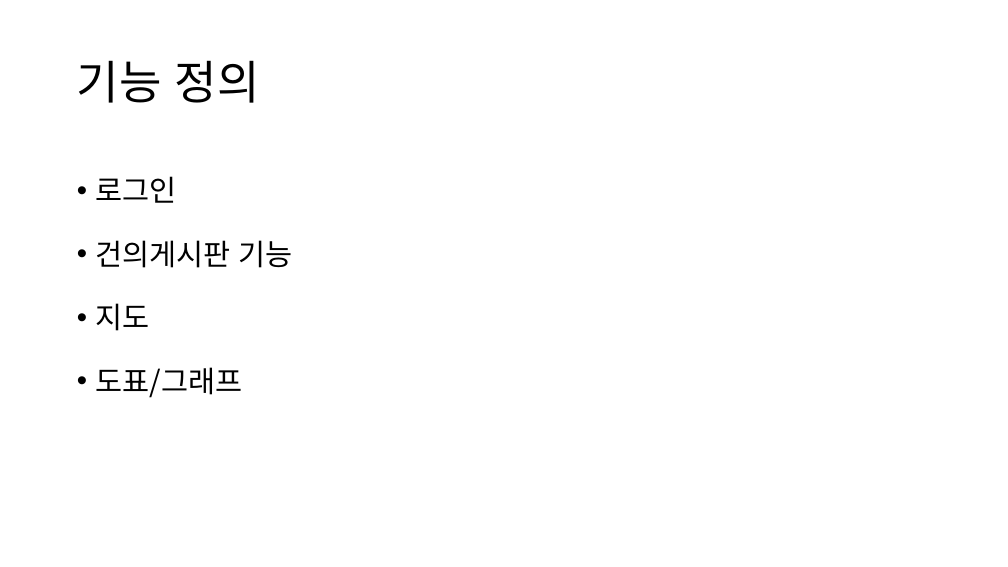
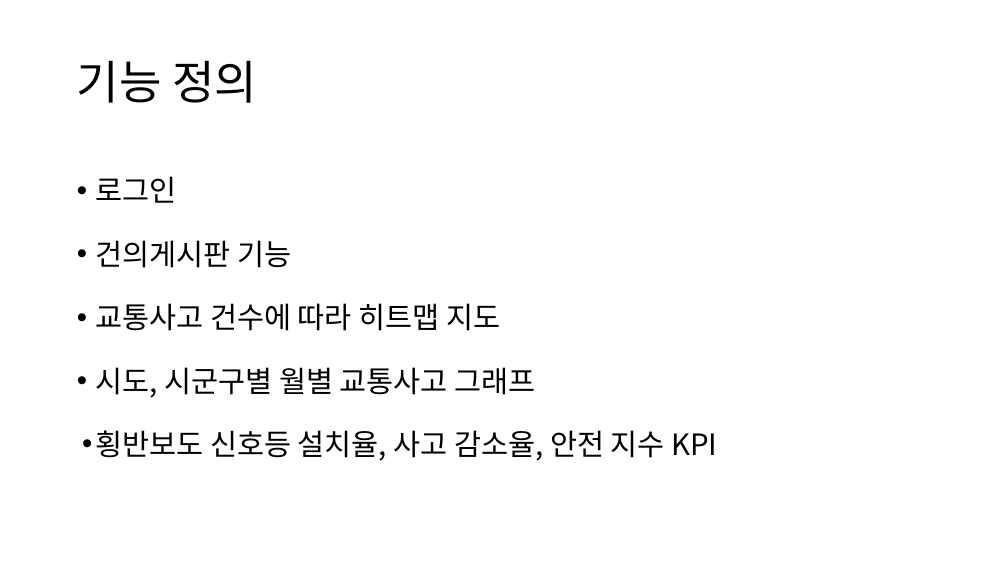
Before and after one commit to kimyuchan-1/MiniProject, a slide deck: slide 3 of 미니프로젝트계획서.pptx. Drawn at 1008x567 pixels with LibreOffice and Linux fonts; fonts in the diff are those of the drawing. Boxes give left, top, right and bottom in pixels: in the first picture for what was removed or moved away, otherwise in the second. Text is boxed around its words. In the diff, an @@ line names an element or a change of style, - is before the commit and + after.

```diff
--- a/미니프로젝트계획서.pptx
+++ b/미니프로젝트계획서.pptx
@@ text at [96, 303, 717, 461]: text changed @@
-• 지도
-• 도표/그래프
+• 교통사고 건수에 따라 히트맵 지도
+• 시도, 시군구별 월별 교통사고 그래프
+• 횡반보도 신호등 설치율, 사고 감소율, 안전 지수 KPI
```
Also in this commit, not shown: 9 other slides changed, 2 slides added, 7 other files.
